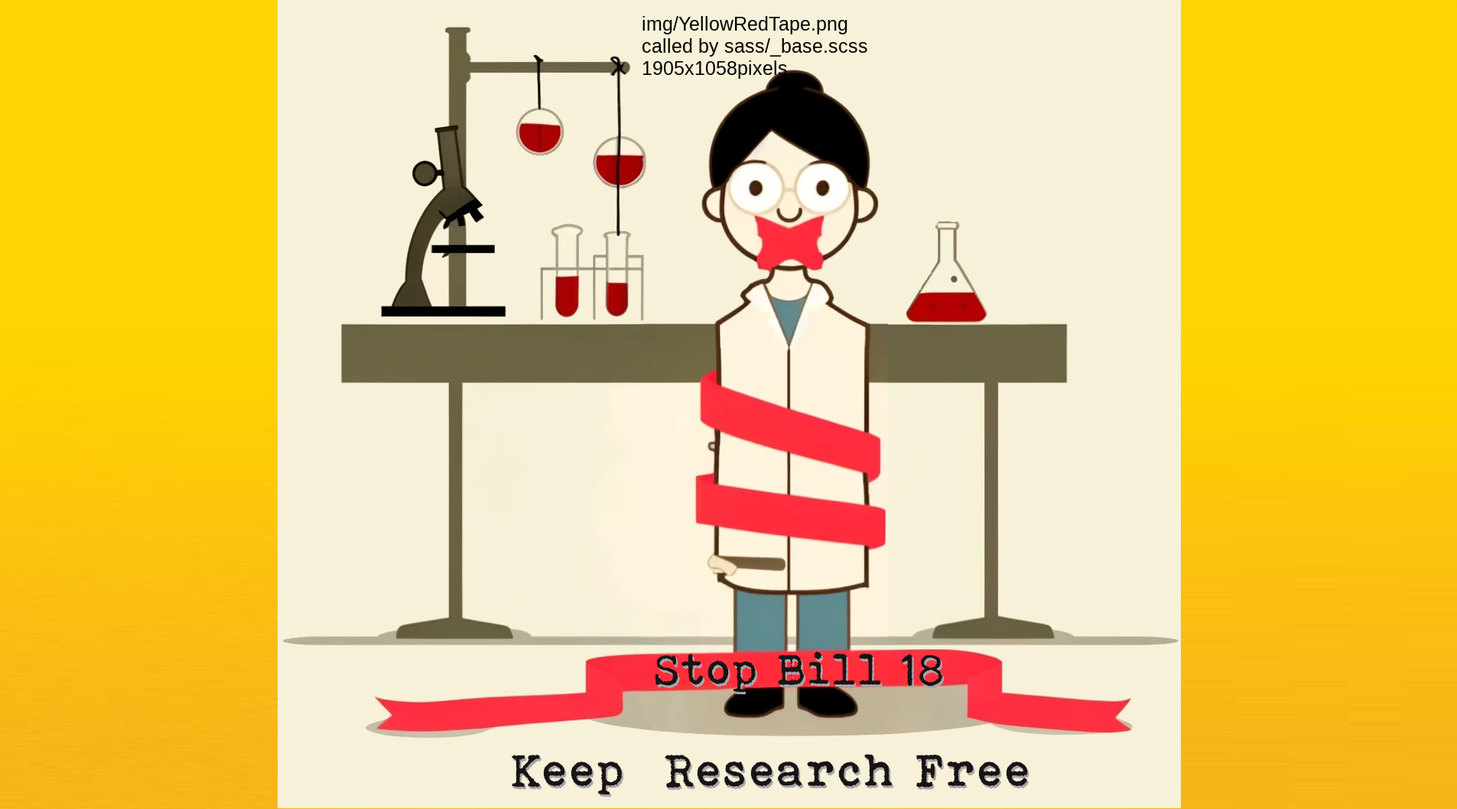
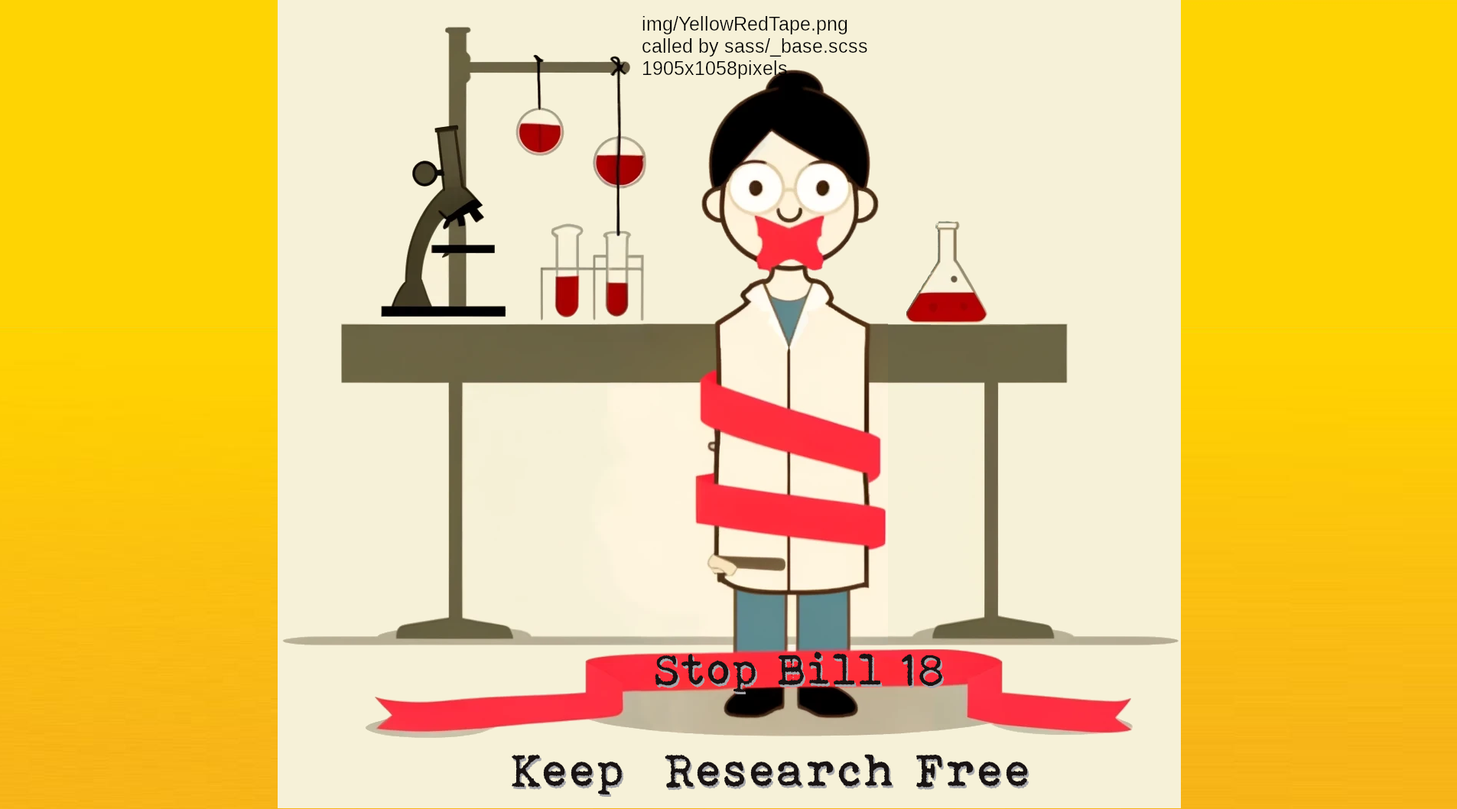
Layers edited between the first and the second w=1457, h=809 image:
removed layer "img/YellowRedTape.png ..." over [642, 16, 868, 79]
painted on "Kill-Bill-Vol-1.jpg" over [642, 16, 868, 79]
